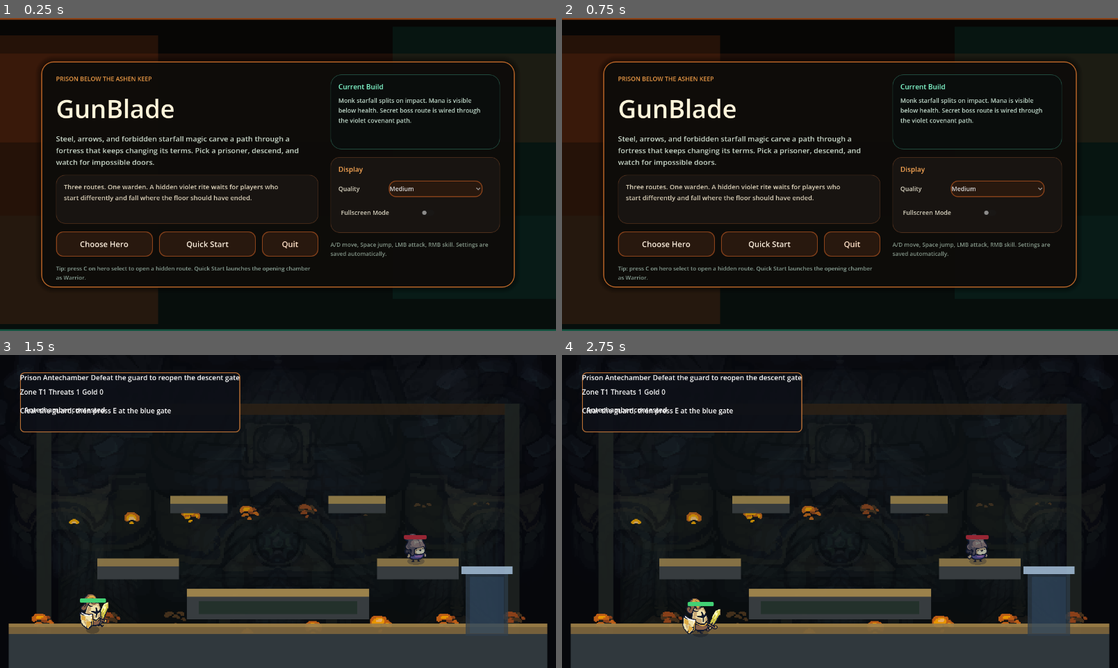
Above: before the commit, frames 1-4 (two rows, left to right).
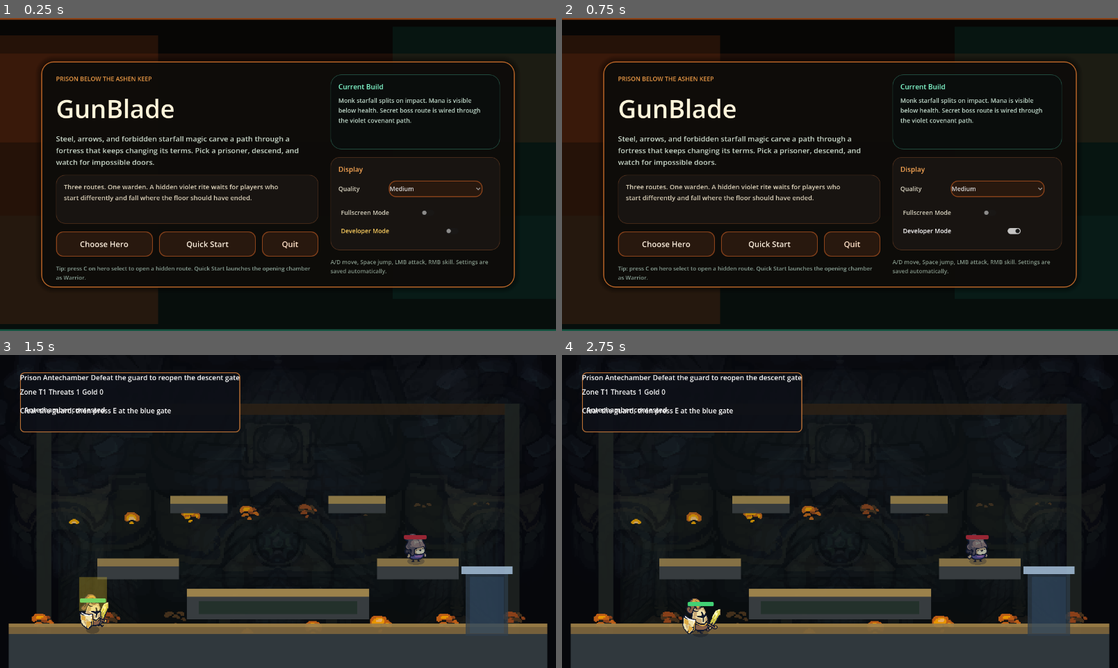
Above: after the commit, the same moments.

Repository: ShadowRaven2025/GunBlade
Game: Godot game, scene res://scenes/menus/MainMenu.tscn
The game is run twice, just before and just after one commit, with the same random seed, the same clock (stepped at 60 frames per second) and the same inputs.
Inputs (mouse positions are in pixels of both pictures, inside the frame that each line leads up to):
- Up to frame 1 (0.25 s): no input
- Up to frame 2 (0.75 s): click (962, 230) at 0.5 s, where only the run after the commit has a clickable "Developer Mode"
- Up to frame 3 (1.5 s): click "Quick Start" at 1.25 s
- Up to frame 4 (2.75 s): tap E (interact) at 2 s; move the mouse to (962, 495) at 2.02 s; press the mouse at (962, 495) at 2.03 s; hold D (move_right) from 2.03 s (still down); tap Space (jump) at 2.27 s; right-click (962, 495) at 2.3 s

The runs differ from the first frame. In frame 1, 0.8% of the frame differs, in the area x 59-90%, y 66-82%; in frame 2, 0.8%; in frame 3, 0.5%; in frame 4, nothing differs.

Commit message:
Add menu developer mode toggle

Diff:
--- a/project.godot
+++ b/project.godot
@@ -82,7 +82,6 @@
 "events": [Object(InputEventKey,"resource_local_to_scene":false,"resource_name":"","device":-1,"window_id":0,"alt_press …(193 unchanged characters)…
 ]
 }
-
 [rendering]
 
 textures/canvas_textures/default_texture_filter=0
--- a/scenes/menus/MainMenu.tscn
+++ b/scenes/menus/MainMenu.tscn
@@ -303,7 +303,7 @@
 text = "Monk starfall splits on impact. Mana is visible below health. Secret boss route is wired through the violet covenant path."
 
 [node name="SettingsCard" type="Panel" parent="Panel/Content/RightColumn"]
-custom_minimum_size = Vector2(0, 174)
+custom_minimum_size = Vector2(0, 214)
 layout_mode = 2
 theme_override_styles/panel = SubResource("StyleBoxFlat_info_card")
 
@@ -352,6 +352,16 @@
 theme_override_font_sizes/font_size = 14
 text = "Fullscreen Mode"
 
+[node name="DeveloperModeToggle" type="CheckButton" parent="Panel/Content/RightColumn/SettingsCard"]
+layout_mode = 0
+offset_left = 18.0
+offset_top = 152.0
+offset_right = 302.0
+offset_bottom = 188.0
+theme_override_colors/font_color = Color(1, 0.82, 0.38, 0.98)
+theme_override_font_sizes/font_size = 14
+text = "Developer Mode"
+
 [node name="Footer" type="Label" parent="Panel/Content/RightColumn"]
 layout_mode = 2
 theme_override_colors/font_color = Color(0.56, 0.64, 0.58, 0.9)
--- a/scripts/core/Game.gd
+++ b/scripts/core/Game.gd
@@ -51,7 +51,8 @@
 var selected_secret_boss: String = "priest"
 var settings: Dictionary = {
 	"fullscreen": false,
-	"graphics_quality": "medium"
+	"graphics_quality": "medium",
+	"developer_mode": false
 }
 
 const CHARACTER_CONFIGS := {
@@ -211,11 +212,13 @@
 	if not GRAPHICS_QUALITY_FACTORS.has(graphics_quality):
 		graphics_quality = "medium"
 	settings["graphics_quality"] = graphics_quality
+	settings["developer_mode"] = bool(config.get_value("gameplay", "developer_mode", settings["developer_mode"]))
 
 func save_settings():
 	var config = ConfigFile.new()
 	config.set_value("display", "fullscreen", settings["fullscreen"])
 	config.set_value("display", "graphics_quality", settings["graphics_quality"])
+	config.set_value("gameplay", "developer_mode", settings["developer_mode"])
 	config.save(SETTINGS_PATH)
 
 func apply_display_settings():
@@ -243,6 +246,17 @@
 
 func get_graphics_quality() -> String:
 	return str(settings.get("graphics_quality", "medium"))
+
+func set_developer_mode_enabled(enabled: bool):
+	settings["developer_mode"] = enabled
+	save_settings()
+
+func is_developer_mode_enabled() -> bool:
+	return bool(settings.get("developer_mode", false))
+
+func toggle_developer_mode() -> bool:
+	set_developer_mode_enabled(not is_developer_mode_enabled())
+	return is_developer_mode_enabled()
 
 func toggle_pause():
 	is_paused = !is_paused
--- a/scripts/core/Player.gd
+++ b/scripts/core/Player.gd
@@ -43,6 +43,7 @@
 @export var starfall_tick_interval: float = 0.18
 @export var special_heal_amount: int = 0
 @export var special_cooldown: float = 8.0
+@export var developer_damage_multiplier: int = 1000
 
 var current_health: int
 var can_attack: bool = true
@@ -77,6 +78,7 @@
 var special_ability: String = ""
 var special_cooldown_left: float = 0.0
 var parry_time_left: float = 0.0
+var developer_mode_enabled: bool = false
 
 @onready var sprite: Sprite2D = $Sprite2D
 @onready var health_bar: ProgressBar = $HealthBar
@@ -127,6 +129,9 @@
 	_update_mana_bar()
 
 func _physics_process(delta):
+	_sync_developer_mode()
+	_apply_developer_mode_benefits()
+
 	var input_axis = Input.get_axis("move_left", "move_right")
 	is_moving = absf(input_axis) > 0.01
 	if is_moving:
@@ -184,6 +189,41 @@
 	special_cooldown_left = special_cooldown
 	_update_health_bar()
 	_spawn_heal_visual()
+
+func _sync_developer_mode():
+	var enabled := Game.is_developer_mode_enabled()
+	if developer_mode_enabled == enabled:
+		return
+	developer_mode_enabled = enabled
+	_apply_developer_mode_benefits()
+	_spawn_developer_mode_visual(developer_mode_enabled)
+
+func _apply_developer_mode_benefits():
+	if not developer_mode_enabled:
+		return
+	current_health = max_health
+	current_mana = max_mana
+	_update_health_bar()
+	_update_mana_bar()
+
+func _get_developer_damage(amount: int) -> int:
+	if not developer_mode_enabled:
+		return amount
+	return maxi(amount * developer_damage_multiplier, amount)
+
+func _spawn_developer_mode_visual(enabled: bool):
+	var parent: Node = get_parent()
+	if parent == null:
+		return
+	var flash: ColorRect = ColorRect.new()
+	flash.color = Color(1.0, 0.84, 0.18, 0.62) if enabled else Color(0.35, 0.45, 0.55, 0.42)
+	flash.size = Vector2(64.0, 78.0)
+	flash.position = global_position + Vector2(-32.0, -70.0)
+	parent.add_child(flash)
+	var tween: Tween = flash.create_tween()
+	tween.tween_property(flash, "color:a", 0.0, 0.3)
+	tween.parallel().tween_property(flash, "position:y", flash.position.y - 20.0, 0.3)
+	tween.finished.connect(flash.queue_free)
 
 func _spawn_heal_visual():
 	var parent: Node = get_parent()
@@ -305,7 +345,7 @@
 
 func _cast_starfall(charge_ratio: float):
 	var star_count := starfall_base_count + int(round(starfall_extra_count * charge_ratio))
-	var main_damage := starfall_base_damage + int(round(starfall_extra_damage * charge_ratio)) + int(attack_damage * 0.4)
+	var main_damage := _get_developer_damage(starfall_base_damage + int(round(starfall_extra_damage * charge_ratio)) + int(attack_damage * 0.4))
 	var split_damage: int = maxi(2, int(round(main_damage * 0.22)))
 	var split_count := 8 + int(round(6.0 * charge_ratio))
 	var scale_value := lerpf(0.9, 1.8, charge_ratio)
@@ -452,7 +492,7 @@
 		var is_in_front = sign(to_enemy.x) == sign(facing_direction) or absf(to_enemy.x) < 4.0
 		var is_in_range = enemy.global_position.distance_to(attack_center) <= attack_hit_radius
 		if is_in_front and is_in_range:
-			enemy.take_damage(attack_damage)
+			enemy.take_damage(_get_developer_damage(attack_damage))
 
 func _kick_enemies_in_attack():
 	if kick_attack_type == "parry":
@@ -472,7 +512,7 @@
 		var is_in_front = sign(to_enemy.x) == sign(facing_direction) or absf(to_enemy.x) < 6.0
 		var is_in_range = enemy.global_position.distance_to(attack_center) <= kick_hit_radius
 		if is_in_front and is_in_range:
-			enemy.take_damage(kick_damage)
+			enemy.take_damage(_get_developer_damage(kick_damage))
 			if enemy.has_method("apply_knockback"):
 				enemy.apply_knockback(Vector2(kick_knockback_force * facing_direction, -120.0))
 
@@ -488,7 +528,7 @@
 		var is_in_front: bool = sign(to_enemy.x) == sign(facing_direction) or absf(to_enemy.x) < 8.0
 		var is_in_range: bool = absf(to_enemy.x) <= kick_range and absf(to_enemy.y) <= kick_hit_radius
 		if is_in_front and is_in_range:
-			enemy.take_damage(kick_damage)
+			enemy.take_damage(_get_developer_damage(kick_damage))
 			if enemy.has_method("apply_knockback"):
 				enemy.apply_knockback(Vector2(kick_knockback_force * facing_direction, -80.0))
 	_spawn_shockwave_visual(start_x)
@@ -526,7 +566,7 @@
 		var is_in_front: bool = sign(to_enemy.x) == sign(facing_direction) or absf(to_enemy.x) < 10.0
 		var is_in_range: bool = enemy.global_position.distance_to(counter_center) <= kick_hit_radius
 		if is_in_front and is_in_range:
-			enemy.take_damage(kick_damage)
+			enemy.take_damage(_get_developer_damage(kick_damage))
 			if enemy.has_method("apply_knockback"):
 				enemy.apply_knockback(Vector2(kick_knockback_force * facing_direction, -150.0))
 	_spawn_counter_visual()
@@ -568,7 +608,7 @@
 	if not flat_flight:
 		launch_velocity.y = -110.0
 	arrow.global_position = sprite.global_position + spawn_offset
-	arrow.setup(facing_direction, attack_damage, launch_velocity, flat_flight)
+	arrow.setup(facing_direction, _get_developer_damage(attack_damage), launch_velocity, flat_flight)
 
 func _perform_ranged_backstep():
 	backstep_direction = -facing_direction
@@ -588,7 +628,7 @@
 	var spawn_offset = Vector2(18.0 * facing_direction, -16.0)
 	var launch_velocity = Vector2(760.0 * facing_direction, randf_range(-55.0, 55.0))
 	bolt.global_position = sprite.global_position + spawn_offset
-	bolt.setup(facing_direction, magic_bolt_damage + int(attack_damage * 0.35), launch_velocity)
+	bolt.setup(facing_direction, _get_developer_damage(magic_bolt_damage + int(attack_damage * 0.35)), launch_velocity)
 
 func _fire_secret_suit_fan():
 	var parent: Node = get_parent()
@@ -601,7 +641,7 @@
 		suit.global_position = sprite.global_position + Vector2(22.0 * facing_direction, -18.0 + float(index - 1) * 8.0)
 		var angle_offset: float = deg_to_rad(-12.0 + float(index) * 12.0)
 		var direction: Vector2 = base_direction.rotated(angle_offset).normalized()
-		suit.setup_player_suit(direction * 360.0, magic_bolt_damage + int(attack_damage * 0.35), 0.18)
+		suit.setup_player_suit(direction * 360.0, _get_developer_damage(magic_bolt_damage + int(attack_damage * 0.35)), 0.18)
 
 func _cast_secret_scythe_burst():
 	if not can_attack or current_mana < starfall_min_mana_cost:
@@ -619,7 +659,7 @@
 			parent.add_child(scythe)
 			scythe.global_position = sprite.global_position + Vector2(24.0 * facing_direction, -18.0 - float(index) * 18.0)
 			var velocity_offset: Vector2 = Vector2(0.0, -60.0 + float(index) * 120.0)
-			scythe.setup_player_scythe(Vector2(420.0 * facing_direction, 0.0) + velocity_offset, starfall_base_damage + int(attack_damage * 0.55))
+			scythe.setup_player_scythe(Vector2(420.0 * facing_direction, 0.0) + velocity_offset, _get_developer_damage(starfall_base_damage + int(attack_damage * 0.55)))
 	_update_mana_bar()
 	await get_tree().create_timer(0.22).timeout
 	is_channeling_magic = false
@@ -641,6 +681,10 @@
 	mana_bar.value = current_mana
 
 func take_damage(amount: int):
+	if developer_mode_enabled:
+		current_health = max_health
+		_update_health_bar()
+		return
 	if parry_time_left > 0.0:
 		_trigger_parry_counter()
 		return
--- a/scripts/ui/MainMenu.gd
+++ b/scripts/ui/MainMenu.gd
@@ -5,6 +5,7 @@
 	$Panel/Content/LeftColumn/ButtonRow/TestRoom.pressed.connect(_on_test_room_pressed)
 	$Panel/Content/RightColumn/SettingsCard/GraphicsRow/GraphicsOption.item_selected.connect(_on_graphics_selected)
 	$Panel/Content/RightColumn/SettingsCard/FullscreenToggle.toggled.connect(_on_fullscreen_toggled)
+	$Panel/Content/RightColumn/SettingsCard/DeveloperModeToggle.toggled.connect(_on_developer_mode_toggled)
 	$Panel/Content/LeftColumn/ButtonRow/Quit.pressed.connect(_on_quit_pressed)
 	_setup_settings_ui()
 
@@ -22,6 +23,7 @@
 		_:
 			graphics_option.select(1)
 	$Panel/Content/RightColumn/SettingsCard/FullscreenToggle.button_pressed = Game.is_fullscreen_enabled()
+	$Panel/Content/RightColumn/SettingsCard/DeveloperModeToggle.button_pressed = Game.is_developer_mode_enabled()
 
 func _on_new_game_pressed():
 	get_tree().change_scene_to_file("res://scenes/menus/CharacterSelect.tscn")
@@ -44,3 +46,6 @@
 
 func _on_fullscreen_toggled(enabled: bool):
 	Game.set_fullscreen_enabled(enabled)
+
+func _on_developer_mode_toggled(enabled: bool):
+	Game.set_developer_mode_enabled(enabled)
